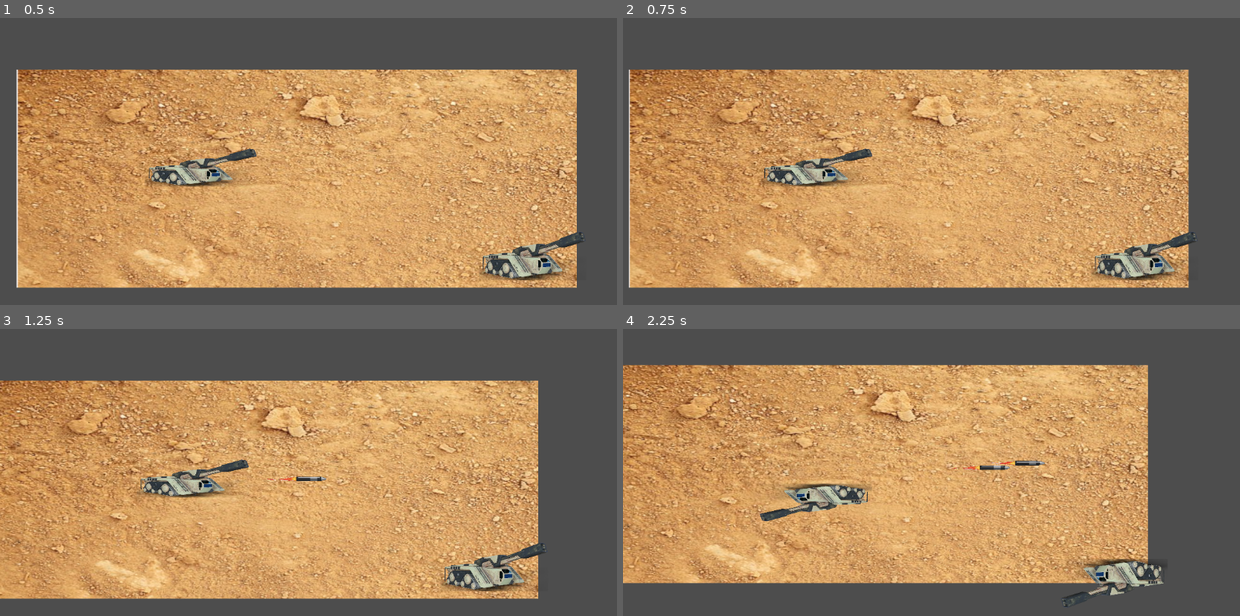
Above: before the commit, frames 1-4 (two rows, left to right).
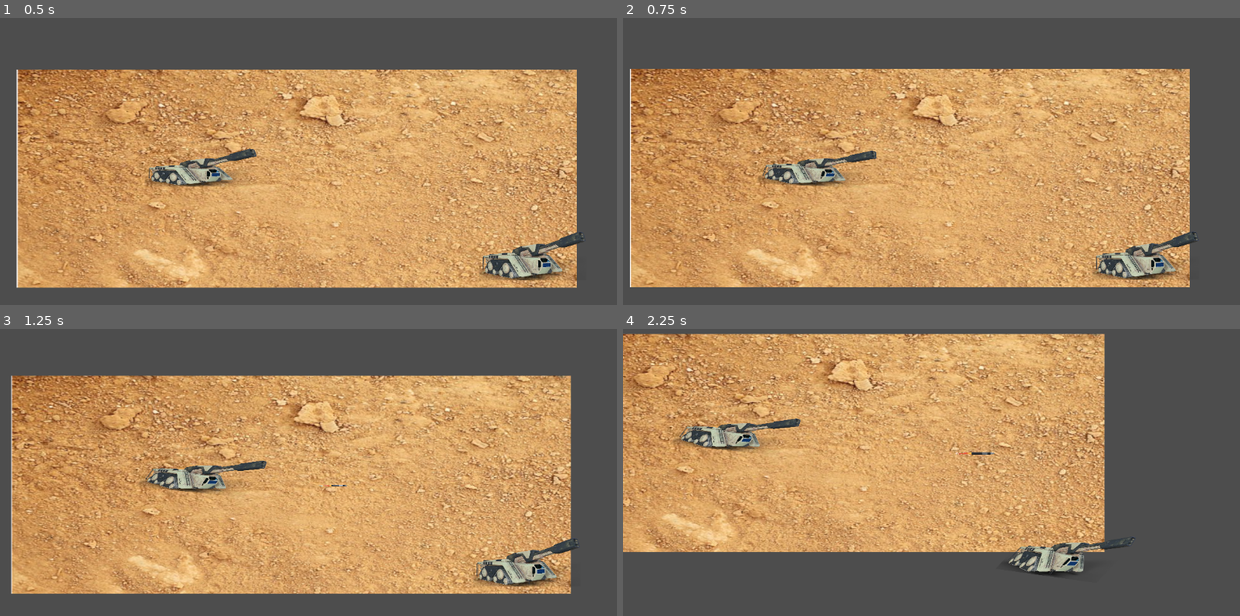
Above: after the commit, the same moments.

Repository: Maxo5/juego-umet
Game: Godot game, scene res://node_2d.tscn
Two runs of this game, one before a commit and one after it. Both use one fixed random seed, a clock stepped at 60 frames per second and the inputs below.
Inputs (mouse positions are in pixels of both pictures, inside the frame that each line leads up to):
- Up to frame 1 (0.5 s): no input
- Up to frame 2 (0.75 s): tap Enter at 0.5 s; move the mouse to (826, 167) at 0.52 s; hold Right (ui_right) from 0.53 s (still down); hold G (g) from 0.53 s (still down); click (826, 167) at 0.67 s
- Up to frame 3 (1.25 s): keep holding Right (ui_right); keep holding G (g); tap Space (lanzar_bomba) at 0.8 s
- Up to frame 4 (2.25 s): move the mouse to (1116, 567) at 1.27 s; release Right (ui_right) at 1.28 s; release G (g) at 1.28 s; hold Down (ui_down) 1.28-2.03 s; tap Space (lanzar_bomba) at 1.35 s; click (1116, 567) at 1.42 s; tap G (g) at 1.55 s; move the mouse to (993, 395) at 2.02 s; hold Right (ui_right) from 2.03 s (still down); hold G (g) from 2.03 s (still down); click (993, 395) at 2.17 s

Frame 1 is identical in both runs. In frame 2, 15% of the frame differs, in the area x 0-94%, y 17-95%; in frame 3, 36%; in frame 4, 46%, in the area x 0-88%, y 1-97%.

Commit message:
tanques con giro y bombas con potencia y altura

Diff:
--- a/artilleria/bala_tanque.gd
+++ b/artilleria/bala_tanque.gd
@@ -1,48 +1,65 @@
 extends Area2D
 
 @export var velocidad: float = 200.0
-@export var alcance: float = 300.0
+@export var alcance: float = 0.0  # Máxima distancia permitida para la bomba
 @export var poder_destruccion: int = 50
 @export var radio_destruccion: float = 50.0
 @export var desfase_posicion: float = 10.0  # Ajuste para que la bomba salga un poco adelante
+@export var altura_maxima: float = 5.0  # Altura máxima simulada
+
 
 # Variables internas
+var potencia: float = 0.0
 var distancia_recorrida: float = 0.0
 var direccion: Vector2 = Vector2.ZERO
 var tanque_padre: Node = null  # Referencia al nodo del tanque que disparó la bomba
 
 func _ready():
-	# Asegurarnos de que la bomba se inicie correctamente desde el tanque
-	#tanque_padre = get_parent()  # Obtener el nodo del tanque que disparó la bomba
+	connect("body_entered", Callable(self, "_on_body_entered"))
+	set_deferred("monitoring", false)  # Desactiva colisiones inicialmente
 
-	# Conectamos la señal body_entered a la función correspondiente
-	connect("body_entered", Callable(self, "_on_body_entered"))
+func lanzar_bomba(dir: Vector2, potencia_disparo: float):
+	if potencia_disparo <= 0.0:
+		return  # Evitar valores negativos o cero
+	direccion = dir.normalized()
+	distancia_recorrida = 0.0
+	position += direccion * desfase_posicion
+	potencia = min(potencia_disparo, alcance)  # Limita la potencia al alcance máximo
 
-# Método para lanzar la bomba en una dirección específica
-func lanzar_bomba(dir: Vector2):
-	direccion = dir.normalized()  # Normaliza la dirección del disparo
-	distancia_recorrida = 0.0     # Reinicia la distancia recorrida
-	#position = tanque_padre.position + direccion * desfase_posicion  # Posiciona la bomba ligeramente adelante
-
-# Método para mover la bomba y verificar si alcanza el alcance máximo
 func _process(delta):
 	var desplazamiento = direccion * velocidad * delta
-	position += desplazamiento  # Actualiza la posición de la bomba en cada frame
+	position += desplazamiento
 	distancia_recorrida += desplazamiento.length()
 
-	# Si la bomba alcanza el alcance, explota
-	if distancia_recorrida >= alcance:
-		queue_free()  # Destruye la bomba cuando alcanza el alcance
+	# Simula la trayectoria parabólica de la bomba
+	var altura_actual = calcular_altura(distancia_recorrida, potencia)
+	set_scale(Vector2(0.1, 0.1) * (1 + altura_actual / altura_maxima))  # Ajusta la escala
 
-# Función llamada cuando un cuerpo entra en el área de la bomba
+	# Activa colisión cerca del final
+	if distancia_recorrida >= potencia - (radio_destruccion / 2):
+		set_deferred("monitoring", true)
+
+	# Si alcanza la distancia objetivo (potencia), explota
+	if distancia_recorrida >= potencia:
+		explotar()
+
+func calcular_altura(distancia, potencia) -> float:
+	var mitad_potencia = potencia / 2.0
+	if distancia <= mitad_potencia:
+		return lerp(0.0, altura_maxima, distancia / mitad_potencia)
+	else:
+		return lerp(altura_maxima, 0.0, (distancia - mitad_potencia) / mitad_potencia)
+
 func _on_body_entered(body):
-	print("La bomba ha tocado a: ", body.name)  # Depuración para ver qué cuerpo tocó la bomba
-	explotar(body)
+	if distancia_recorrida >= potencia - (radio_destruccion / 2):
+		if body.is_in_group("tanques") or body.is_in_group("enemigos"):
+			if body != tanque_padre:
+				body.recibir_dano(poder_destruccion)
 
-# Método para manejar la explosión de la bomba
-func explotar(body: Node):
-	# Asegurarse de que no se dañe al tanque que disparó la bomba
-	if body != tanque_padre and (body.is_in_group("tanques") or body.is_in_group("enemigos")):
-		body.recibir_dano(poder_destruccion)  # Llama a la función recibir_dano() del tanque o enemigo
+	explotar()
 
-	queue_free()  # Destruye la bomba después de la explosión
+
+func explotar():
+	# Aquí podrías añadir efectos de explosión (sonido, partículas, etc.)
+	emit_signal("bomba_explotada")  # Emitir señal al explotar
+	queue_free()  # Destruye la bomba
--- a/camera_2d.gd
+++ b/camera_2d.gd
@@ -1,14 +1,15 @@
 extends Camera2D
 
-var speed = 100  # Velocidad de movimiento de la cámara
-var selected_tank = null  # Variable para almacenar el tanque seleccionado
+var speed = 200  # Velocidad de movimiento manual de la cámara
+var selected_tank = null  # Tanque seleccionado
+var target = null  # Objeto que la cámara sigue (tanque o bomba)
+@export var follow_smoothness: float = 0.01  # Cuanto menor sea, más suave es el seguimiento
 
 func _process(delta):
-	# Solo mover la cámara si no hay un tanque seleccionado
-	if selected_tank == null:
+	if target == null:
+		# Movimiento manual de la cámara si no hay objetivo
 		var direction = Vector2.ZERO
 
-		# Movimiento de la cámara
 		if Input.is_action_pressed("ui_up"):
 			direction.y -= 1
 		if Input.is_action_pressed("ui_down"):
@@ -18,12 +19,22 @@
 		if Input.is_action_pressed("ui_right"):
 			direction.x += 1
 
-		# Mover la cámara
 		position += direction.normalized() * speed * delta
 	else:
-		# Si hay un tanque seleccionado, sigue su posición
-		position = selected_tank.position
+		# Suaviza la transición hacia el objetivo
+		position = position.lerp(target.position, follow_smoothness)
 
-# Método para establecer el tanque seleccionado
 func set_selected_tank(tank):
 	selected_tank = tank
+	target = tank  # La cámara sigue al tanque
+
+func follow_bomb(bomb):
+	target = bomb  # Cambia el objetivo de la cámara a la bomba
+	bomb.connect("bomba_explotada", Callable(self, "stop_following_bomb")) # Es
+
+func stop_following_bomb():
+	target = selected_tank
+
+# Método para dejar de seguir al tanque
+func stop_following_tank():
+	target = null  # La cámara deja de seguir al tanque
--- a/terrenos/terreno_uno.gd
+++ b/terrenos/terreno_uno.gd
@@ -6,4 +6,8 @@
 		# Solo deseleccionamos los tanques cuando se hace clic en el terreno
 		var tanks = get_tree().get_nodes_in_group("tanques")  # Asegúrate de que tus tanques estén en un grupo
 		for tank in tanks:
-			tank.deselect_tank()
+			tank.deselect_tank()  # Deselecciona el tanque
+
+		# Notifica a la cámara que debe dejar de seguir al tanque
+		var camera = get_tree().current_scene.get_node("Camera2D")
+		camera.stop_following_tank()  # Detiene el seguimiento del tanque
--- a/terrenos/terreno_uno.tscn
+++ b/terrenos/terreno_uno.tscn
@@ -1,6 +1,7 @@
-[gd_scene load_steps=3 format=3 uid="uid://glmw5ypv60gg"]
+[gd_scene load_steps=4 format=3 uid="uid://glmw5ypv60gg"]
 
 [ext_resource type="Texture2D" uid="uid://cowi5r8ff0u23" path="res://assets/terreno_uno.png" id="1_htmh8"]
+[ext_resource type="Script" path="res://terrenos/terreno_uno.gd" id="2_crvrk"]
 
 [sub_resource type="RectangleShape2D" id="RectangleShape2D_1oby8"]
 size = Vector2(906.945, 550.052)
@@ -8,6 +9,7 @@
 [node name="Sprite2D" type="Sprite2D"]
 scale = Vector2(1.1135, 1.209)
 texture = ExtResource("1_htmh8")
+script = ExtResource("2_crvrk")
 
 [node name="Area2D" type="Area2D" parent="."]
 
--- a/tropas/tanque.gd
+++ b/tropas/tanque.gd
@@ -2,12 +2,13 @@
 
 var is_selected = false
 var speed = 100
-var vida : int = 100  # Vida inicial del tanque
+var vida: int = 100  # Vida inicial del tanque
 @export var velocidad_giro: float = 100.0  # Grados por segundo
 
 # Variables de la bomba para este tanque
 var velocidad_bomba = 200.0
-var alcance_bomba = 400.0
+@export var alcance_bomba: float = 700.0
+var potencia_disparo: float = 700.0
 var poder_destruccion_bomba = 75
 var radio_destruccion_bomba = 50.0
 
@@ -22,6 +23,9 @@
 		if not is_selected:
 			is_selected = true
 			print("Tanque seleccionado!")
+			# Notifica a la cámara que debe seguir este tanque
+			var camera = get_tree().current_scene.get_node("Camera2D")
+			camera.set_selected_tank(self)
 
 func deselect_tank():
 	is_selected = false
@@ -39,7 +43,7 @@
 		if Input.is_action_pressed("ui_right"):
 			direction.x += 1
 
-		# Normaliza la dirección para que la velocidad sea constante en todas direcciones
+		# Normaliza la dirección para mantener velocidad constante
 		direction = direction.normalized() * speed
 
 		# Establece la velocidad del tanque
@@ -48,13 +52,13 @@
 		# Mueve el tanque
 		move_and_slide()
 
+		# Lanzar bomba al presionar tecla asignada
 		if Input.is_action_just_pressed("lanzar_bomba"):
 			lanzar_bomba()
 
-		 # Detecta si se presiona la tecla G
-		if Input.is_action_just_pressed("g"):
-			# Realiza un giro de 90 grados
-			rotation_degrees += 90
+		# Rotación incremental al presionar 'g'
+		if Input.is_action_pressed("g"):
+			rotation_degrees += velocidad_giro * delta
 
 func recibir_dano(cantidad: int):
 	vida -= cantidad
@@ -66,19 +70,22 @@
 
 func lanzar_bomba():
 	var bomba = preload("res://artilleria/bala_tanque.tscn").instantiate()
+	get_tree().current_scene.add_child(bomba)
 
-	# Posicionar la bomba ligeramente frente al tanque
-	bomba.position = position + Vector2(150, 0).rotated(rotation)  # Aseguramos que la bomba salga adelante según la rotación del tanque
-
-	# Configura las propiedades de la bomba antes de añadirla a la escena
+	bomba.position = position + Vector2(150, 0).rotated(rotation)
 	bomba.velocidad = velocidad_bomba
-	bomba.alcance = alcance_bomba
 	bomba.poder_destruccion = poder_destruccion_bomba
 	bomba.radio_destruccion = radio_destruccion_bomba
+	bomba.alcance = alcance_bomba
 
-	# Añadir la bomba a la escena principal, no al tanque
-	get_tree().current_scene.add_child(bomba)  # Añadimos la bomba a la escena principal
+	var dir = Vector2(1, 0).rotated(rotation)
+	bomba.lanzar_bomba(dir, potencia_disparo)
+	deselect_tank()
+	# Indica a la cámara que siga la bomba
+	get_tree().current_scene.get_node("Camera2D").follow_bomb(bomba)
 
-	# Calculamos la dirección en que se debe mover la bomba
-	var dir = Vector2(1, 0).rotated(rotation)  # Usamos la rotación del tanque para la dirección
-	bomba.lanzar_bomba(dir)
+	# Conecta la señal de explosión para que la cámara deje de seguirla
+	bomba.connect("explosion", Callable(self, "_on_bomb_exploded"))
+
+func _on_bomb_exploded():
+	get_tree().current_scene.get_node("Camera2D").stop_following_bomb()
Binary file added: assets/arma.png
Not shown, added: assets/arma.png.import
